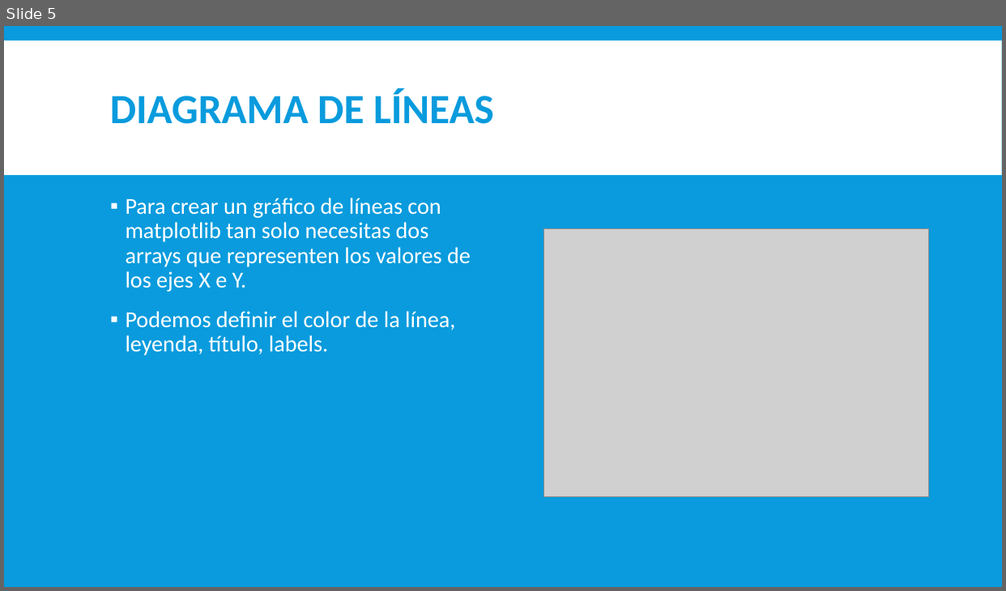
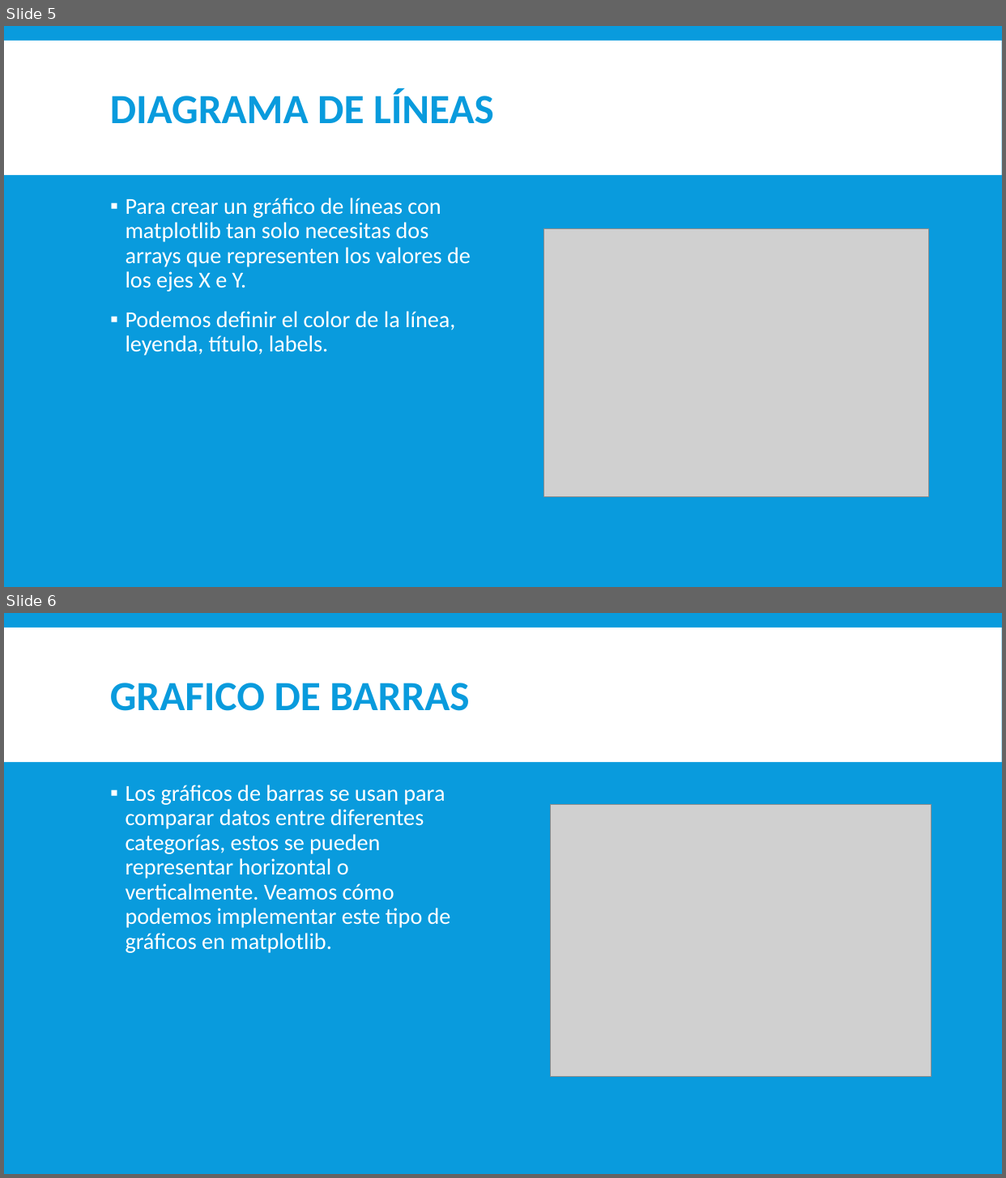
Before and after one commit to LuisOchoa1495/Graficos-Python, a slide deck: MATPLOTLIB_INTRODUCCION.pptx. Shown one above the other, each under a label of ours: slide 5 before the commit, slides 5 and 6 after it. The pictures are 1006x591 and 1006x1178 pixels, drawn with LibreOffice and Linux fonts; fonts in the diff are those of the drawing; grey boxes stand for pictures. Boxes give left, top, right and bottom in pixels: in the first picture for what was removed or moved away, otherwise in the second. Text is boxed around its words. In the diff, an @@ line names an element or a change of style, - is before the commit and + after.

```diff
--- a/MATPLOTLIB_INTRODUCCION.pptx
+++ b/MATPLOTLIB_INTRODUCCION.pptx
@@ slide 6 added at bbox=[4, 613, 1002, 1174], background #099BDD; not listed: 1 template element that a slide beside it also shows @@
@@ title added at bbox=[110, 683, 469, 711], 40 pt, text #099BDD, bold @@
+GRAFICO DE BARRAS
@@ text added at bbox=[126, 785, 451, 953], 22 pt, text #FFFFFF @@
+▪ Los gráficos de barras se usan para comparar datos entre diferentes categorías, estos se pueden representar horizontal o verticalmente. Veamos cómo podemos implementar este tipo de gráficos en matplotlib.
@@ picture added at bbox=[550, 804, 931, 1076] @@
```
Also in this commit, not shown: 2 other slides added, 2 other files.
